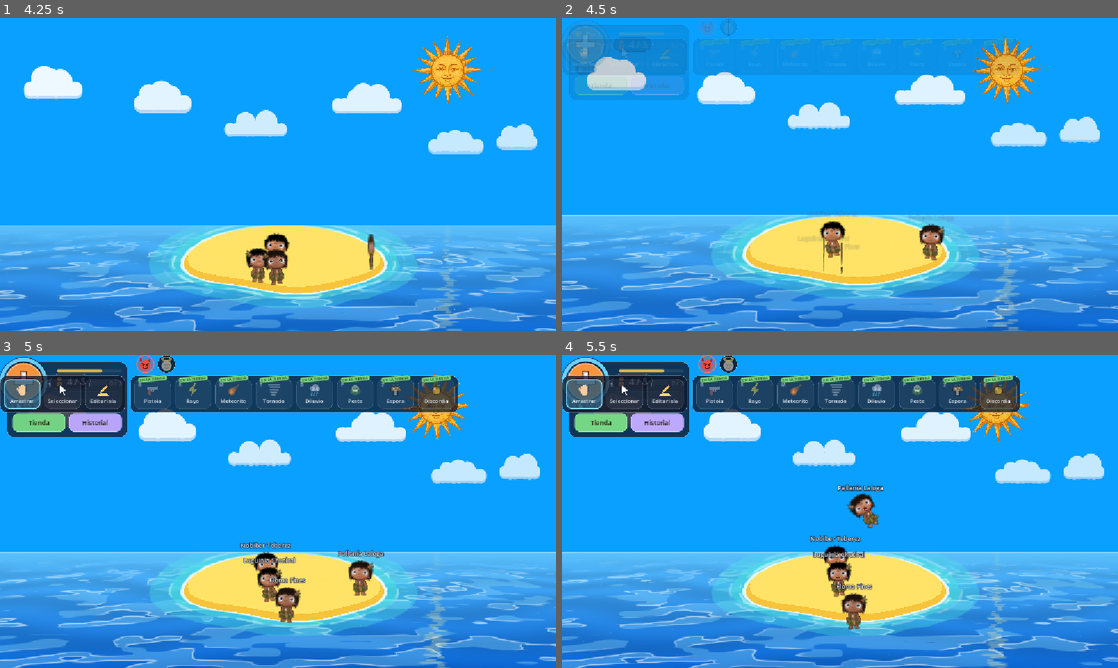
Above: before the commit, frames 1-4 (two rows, left to right).
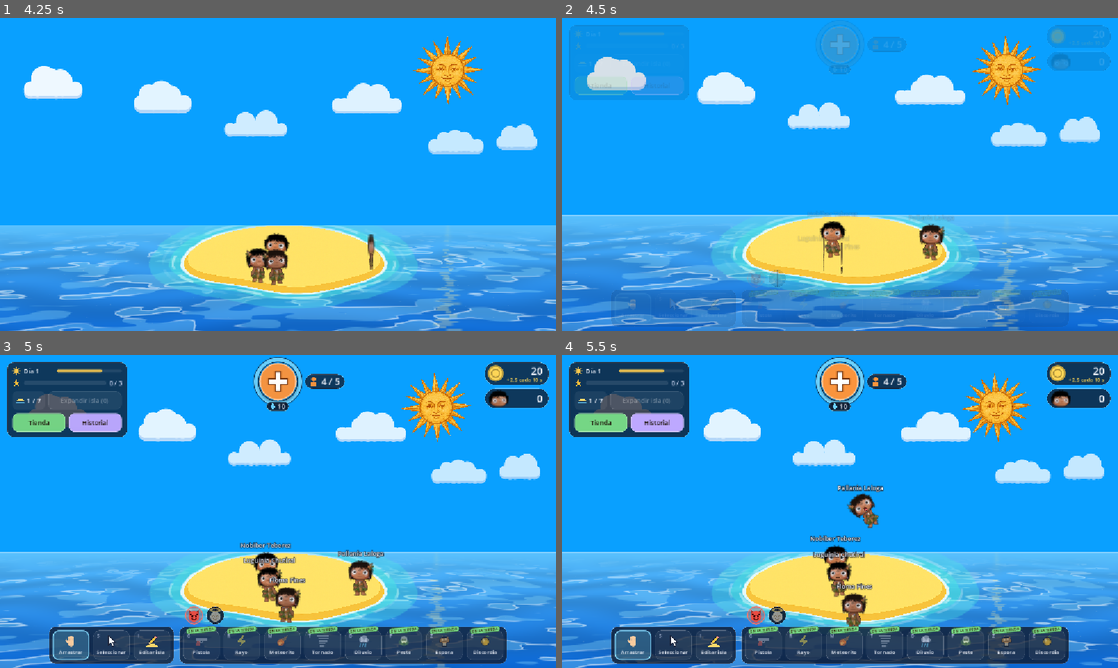
Above: after the commit, the same moments.

Repository: JuliFlorez/godlings
Game: Godot game, scene res://world/world.tscn
Same seed, same stepped clock (60 frames per second), same inputs: the game is played once before the commit and once after it. Sound files missing from this copy of the repository are replaced by a short silence.
Inputs (mouse positions are in pixels of both pictures, inside the frame that each line leads up to):
- Up to frame 1 (4.25 s): click "Jugar" at 0.5 s; tap Enter at 1.25 s; move the mouse to (400, 158) at 1.27 s; hold D 1.28-2 s; tap H at 1.35 s; click (400, 158) at 1.42 s; drag from (166, 190) to (250, 237) at 2.02 s; click "Nueva partida" at 2.75 s; move the mouse to (333, 105) at 3.52 s; hold D from 3.53 s (still down); tap E at 3.6 s
- Up to frame 2 (4.5 s): release D at 4.25 s; drag from (817, 268) to (673, 127) at 4.27 s
- Up to frame 3 (5 s): no input
- Up to frame 4 (5.5 s): drag from (923, 580) to (867, 511) at 5.02 s

Frame 1 is identical in both runs. In frame 2, 5.0% of the frame differs, in the area x 0-99%, y 0-99%; in frame 3, 22%; in frame 4, 22%.

Commit message:
Fix the top and bottom bars not filling the screen
TopBar and PowerBar set their full-screen anchors in _ready, once they
were already in the tree, where set_anchors_preset keeps the current
(empty) size instead of filling the parent. So the power bar, the
summon button and the coins were drawn out of place. They now use
set_anchors_and_offsets_preset, which fills the screen like the HUD did
before the split. The CI screenshot comparison caught it.

Co-Authored-By: Claude Opus 5.5 <noreply@anthropic.com>
Claude-Session: https://claude.ai/code/session_014VixDTvcgncNv1Ce4RKGMm

Diff:
--- a/ui/power_bar.gd
+++ b/ui/power_bar.gd
@@ -34,7 +34,7 @@
 	_slot_mode = UiStyle.box(Color(UiStyle.C_DEVOTION, 0.30), 12, UiStyle.C_DEVOTION.lightened(0.2), 2)
 
 	# De pantalla completa, sin atajar el mouse: la barra va abajo al centro
-	set_anchors_preset(Control.PRESET_FULL_RECT)
+	set_anchors_and_offsets_preset(Control.PRESET_FULL_RECT)   # (Ya está en el árbol: con los offsets)
 	alignment = BoxContainer.ALIGNMENT_END
 	mouse_filter = Control.MOUSE_FILTER_IGNORE
 	add_theme_constant_override("separation", 0)
--- a/ui/top_bar.gd
+++ b/ui/top_bar.gd
@@ -38,7 +38,7 @@
 var _spawn_cost_label: Label   # El costo abajo del +
 
 func _ready() -> void:
-	set_anchors_preset(Control.PRESET_FULL_RECT)
+	set_anchors_and_offsets_preset(Control.PRESET_FULL_RECT)   # (Ya está en el árbol: con los offsets)
 	mouse_filter = Control.MOUSE_FILTER_IGNORE
 
 	# A la izquierda, el panel
